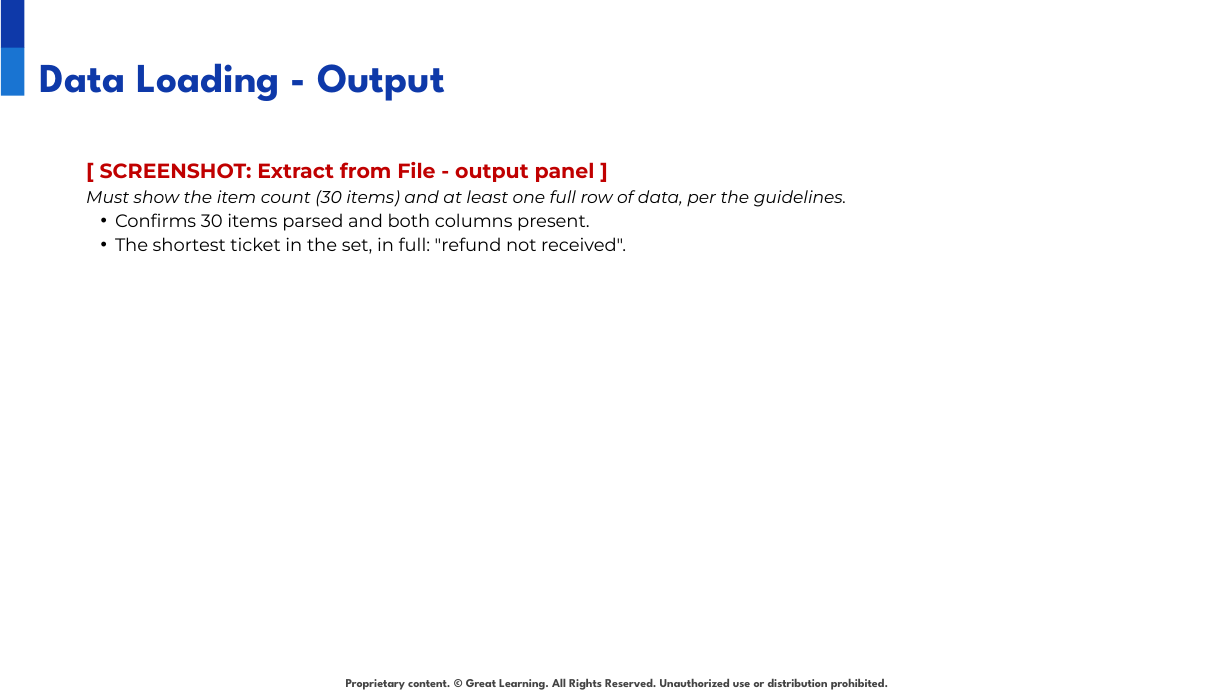
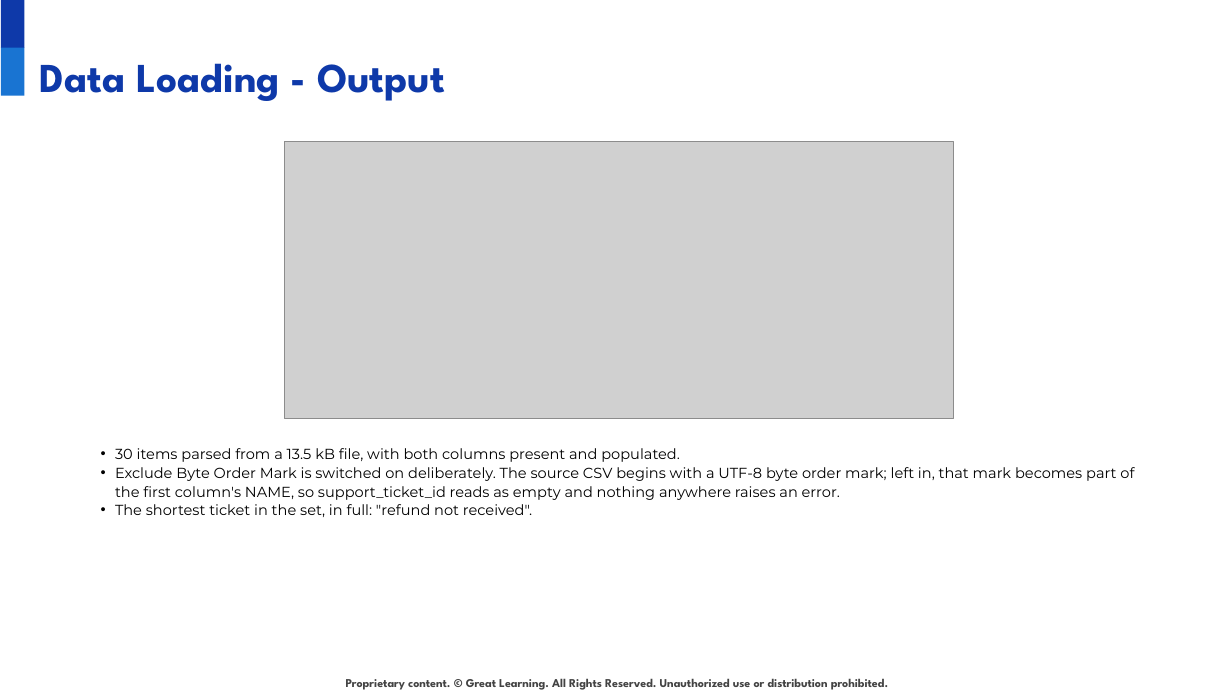
Before and after one commit to anirudhatalmale6-alt/shopnest-ticket-intelligence-n8n, a slide deck: slide 7 of deck/ShopNest_Solution_Presentation.pptx. Drawn at 1232x693 pixels with LibreOffice and Linux fonts; fonts in the diff are those of the drawing; grey boxes stand for pictures; background and template pictures are left out. Boxes give left, top, right and bottom in pixels: in the first picture for what was removed or moved away, otherwise in the second. Text is boxed around its words. In the diff, an @@ line names an element or a change of style, - is before the commit and + after.

```diff
--- a/deck/ShopNest_Solution_Presentation.pptx
+++ b/deck/ShopNest_Solution_Presentation.pptx
@@ picture added at [285, 142, 954, 419] @@
@@ text "30 items parsed from a ...": place and size @@
-text "30 items parsed from a ..." at [86, 162, 847, 254]
+text "30 items parsed from a ..." at [115, 448, 1134, 517]
@@ text at [115, 448, 1134, 500]: text changed; size 10 to 8.5 pt @@
-[ SCREENSHOT: Extract from File - output panel ]
-Must show the item count (30 items) and at least one full row of data, per the guidelines.
-• Confirms 30 items parsed and both columns present.
+• 30 items parsed from a 13.5 kB file, with both columns present and populated.
+• Exclude Byte Order Mark is switched on deliberately. The source CSV begins with a UTF-8 byte order mark; left in, that mark becomes part of the first column's NAME, so support_ticket_id reads as empty and nothing anywhere raises an error.
@@ text at [115, 504, 532, 517]: size 10.5 to 8.5 pt in "The shortest ticket in the set, in ..."; line spacing 14pt to 11pt @@
```
Also in this commit, not shown: 1 other slide changed, 3 other files.
